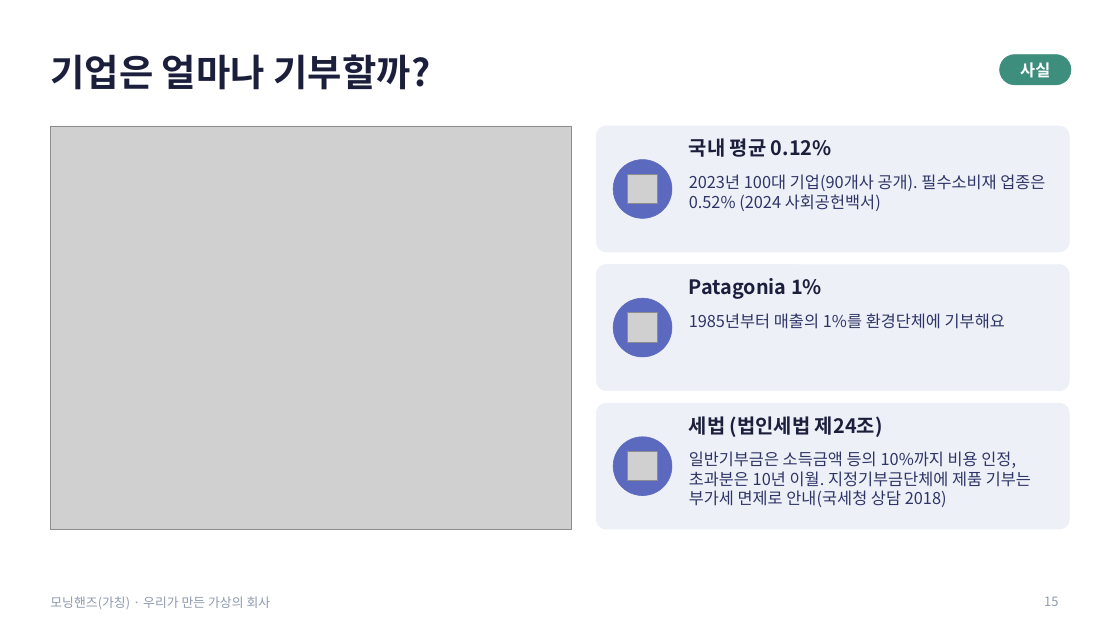
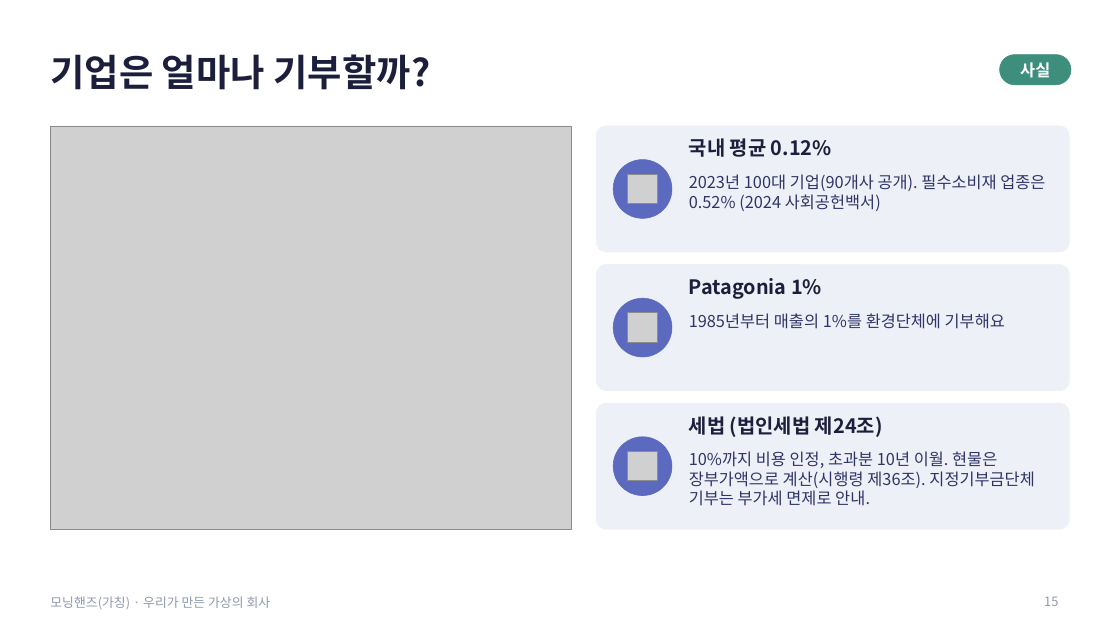
Before and after one commit to g975682-source/-, a slide deck: slide 15 of MorningHands_Student_Presentation.pptx. Drawn at 1120x630 pixels with LibreOffice and Linux fonts; fonts in the diff are those of the drawing; grey boxes stand for pictures. Boxes give left, top, right and bottom in pixels: in the first picture for what was removed or moved away, otherwise in the second. Text is boxed around its words. In the diff, an @@ line names an element or a change of style, - is before the commit and + after.

```diff
--- a/MorningHands_Student_Presentation.pptx
+++ b/MorningHands_Student_Presentation.pptx
@@ text at bbox=[689, 451, 1034, 506]: text changed @@
-일반기부금은 소득금액 등의 10%까지 비용 인정, 초과분은 10년 이월. 지정기부금단체에 제품 기부는 부가세 면제로 안내(국세청 상담 2018)
+10%까지 비용 인정, 초과분 10년 이월. 현물은 장부가액으로 계산(시행령 제36조). 지정기부금단체 기부는 부가세 면제로 안내.
```
Also in this commit, not shown: 4 other slides changed, 2 other files.
